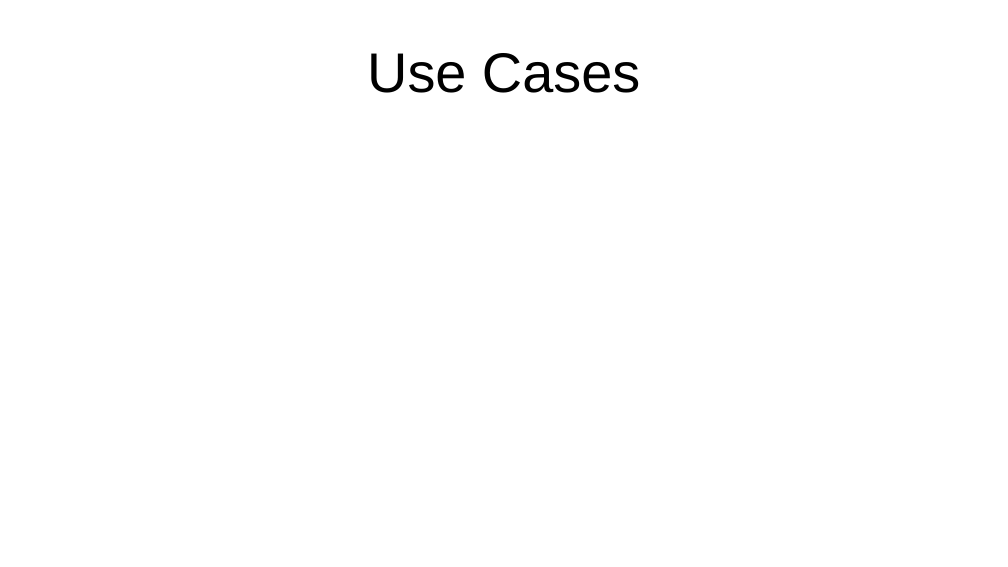
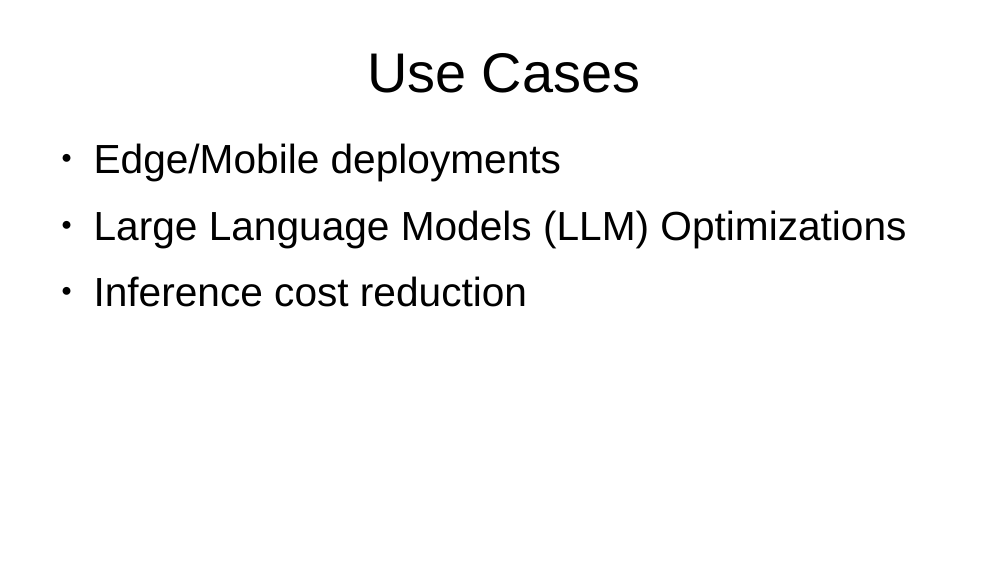
Before and after one commit to gabrielSpassos/ai-sandbox, a slide deck: slide 3 of distillation-basic-poc/presentation/distillation.odp. Drawn at 1008x567 pixels with LibreOffice and Linux fonts; fonts in the diff are those of the drawing. Boxes give left, top, right and bottom in pixels: in the first picture for what was removed or moved away, otherwise in the second. Text is boxed around its words. In the diff, an @@ line names an element or a change of style, - is before the commit and + after.

Commit message:
feat: update presentation

```diff
--- a/distillation-basic-poc/presentation/distillation.odp
+++ b/distillation-basic-poc/presentation/distillation.odp
@@ text added at (94,143,906,307), 32 pt, text #000000 @@
+● Edge/Mobile deployments
+● Large Language Models (LLM) Optimizations
+● Inference cost reduction
```
Also in this commit, not shown: 2 other slides changed.
